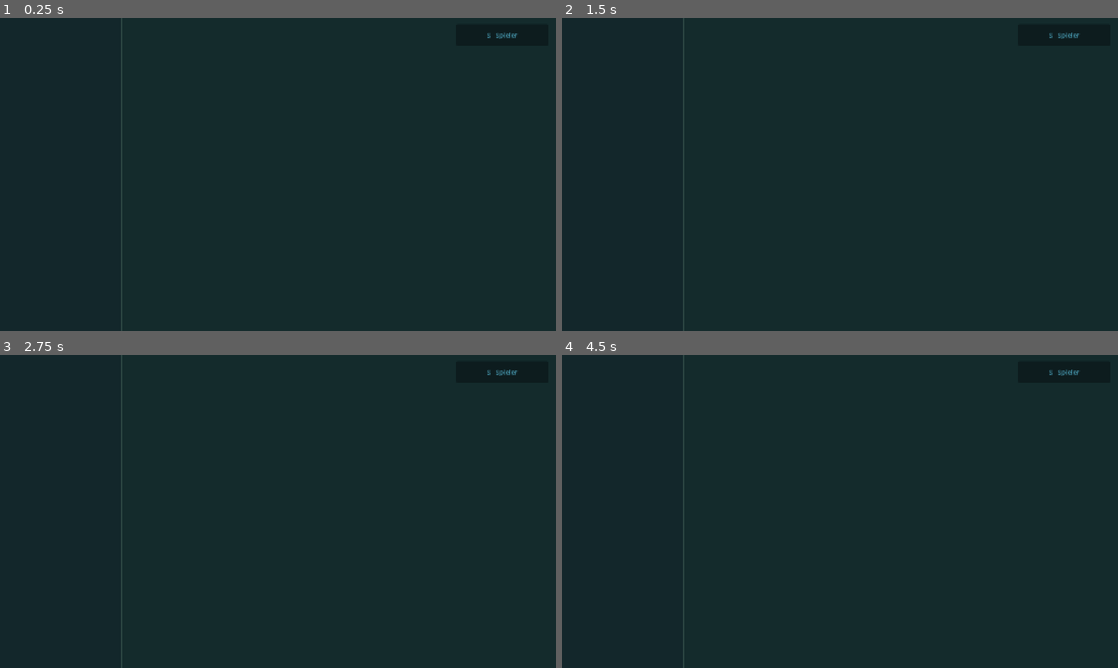
Above: before the commit, frames 1-4 (two rows, left to right).
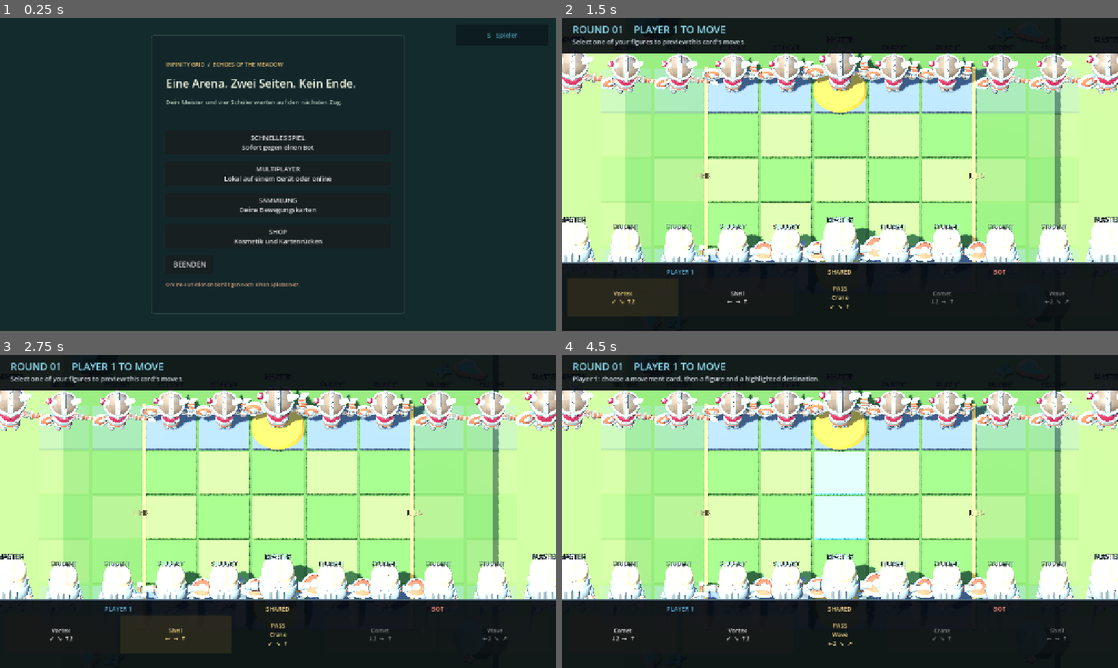
Above: after the commit, the same moments.

Repository: karl3yyyy/infinity-grid
Game: Godot game, scene res://scenes/main.tscn
Same seed, same stepped clock (60 frames per second), same inputs: the game is played once before the commit and once after it.
Inputs (mouse positions are in pixels of both pictures, inside the frame that each line leads up to):
- Up to frame 1 (0.25 s): no input
- Up to frame 2 (1.5 s): click (840, 143) at 0.5 s, where only the run after the commit has a clickable "SCHNELLES SPIEL Sofort gegen …"; click "Vortex ↙ ↘ ↑2" at 1.25 s
- Up to frame 3 (2.75 s): click "Shell ← → ↑" at 2 s
- Up to frame 4 (4.5 s): click (1062, 370) at 2.75 s, where only the run before the commit has a clickable "S Spieler"; click (840, 536) at 3.5 s, where only the run after the commit has a clickable "RESTART"; click (840, 480) at 4.25 s, where only the run after the commit has a clickable "SCHNELLES SPIEL Sofort gegen …"

The runs differ from the first frame. In frame 1, 2.5% of the frame differs, in the area x 21-73%, y 0-100%; in frame 2, 70%; in frame 3, 70%; in frame 4, 70%, in the area x 0-100%, y 0-100%.

Commit message:
Center main menu inside viewport

Diff:
--- a/scripts/ui/main_menu.gd
+++ b/scripts/ui/main_menu.gd
@@ -45,9 +45,17 @@
 	backdrop.mouse_filter = Control.MOUSE_FILTER_STOP
 	add_child(backdrop)
 
+	var centerer := CenterContainer.new()
+	centerer.set_anchors_and_offsets_preset(Control.PRESET_FULL_RECT)
+	centerer.mouse_filter = Control.MOUSE_FILTER_IGNORE
+	add_child(centerer)
+
 	_panel = PanelContainer.new()
+	_panel.custom_minimum_size = Vector2(560.0, 640.0)
+	_panel.size_flags_horizontal = Control.SIZE_SHRINK_CENTER
+	_panel.size_flags_vertical = Control.SIZE_SHRINK_CENTER
 	_panel.add_theme_stylebox_override("panel", _panel_style())
-	add_child(_panel)
+	centerer.add_child(_panel)
 
 	var margin := MarginContainer.new()
 	margin.add_theme_constant_override("margin_left", 22)
@@ -56,6 +64,9 @@
 	margin.add_theme_constant_override("margin_bottom", 18)
 	_panel.add_child(margin)
 	_content = VBoxContainer.new()
+	_content.custom_minimum_size.x = 516.0
+	_content.size_flags_horizontal = Control.SIZE_EXPAND_FILL
+	_content.size_flags_vertical = Control.SIZE_EXPAND_FILL
 	_content.add_theme_constant_override("separation", 16)
 	_content.alignment = BoxContainer.ALIGNMENT_CENTER
 	margin.add_child(_content)
@@ -239,15 +250,11 @@
 		return
 	var viewport_size := get_viewport().get_visible_rect().size
 	if viewport_size.x < 720.0:
-		_panel.set_anchors_and_offsets_preset(Control.PRESET_FULL_RECT)
-		_panel.offset_left = 12.0
-		_panel.offset_top = 82.0
-		_panel.offset_right = -12.0
-		_panel.offset_bottom = -12.0
+		_panel.custom_minimum_size = Vector2(maxf(220.0, viewport_size.x - 24.0), maxf(420.0, viewport_size.y - 88.0))
+		_content.custom_minimum_size.x = maxf(176.0, viewport_size.x - 68.0)
 	else:
-		_panel.set_anchors_preset(Control.PRESET_CENTER)
-		_panel.position = Vector2(-280.0, -320.0)
-		_panel.size = Vector2(560.0, 640.0)
+		_panel.custom_minimum_size = Vector2(560.0, 640.0)
+		_content.custom_minimum_size.x = 516.0
 	_profile_button.offset_left = -minf(230.0, viewport_size.x - 32.0)
 	_profile_button.offset_right = -18.0
 	_profile_button.offset_top = 14.0
--- a/tests/test_runner.gd
+++ b/tests/test_runner.gd
@@ -27,6 +27,9 @@
 	_expect(camera != null and camera.projection == Camera3D.PROJECTION_ORTHOGONAL and camera.pitch < deg_to_rad(70.0), "Board uses an oblique camera behind the active side")
 	if battle != null and ui != null:
 		_expect(ui.main_menu.visible and battle.input_locked and not grid.get_parent().visible, "Opaque main menu opens before the board is shown")
+		var menu_rect := ui.main_menu._panel.get_global_rect()
+		_expect(menu_rect.position.y >= 0.0 and menu_rect.end.y <= get_root().get_visible_rect().size.y, "Main menu fits inside the visible viewport")
+		_expect(ui.main_menu._content.get_child_count() >= 9, "Main menu shows all four centered game options")
 		ui.main_menu.local_multiplayer_requested.emit()
 		await process_frame
 		_expect(not ui.main_menu.visible and not battle.bot_opponent_enabled and grid.get_parent().visible, "Local multiplayer starts with the second hand enabled")
